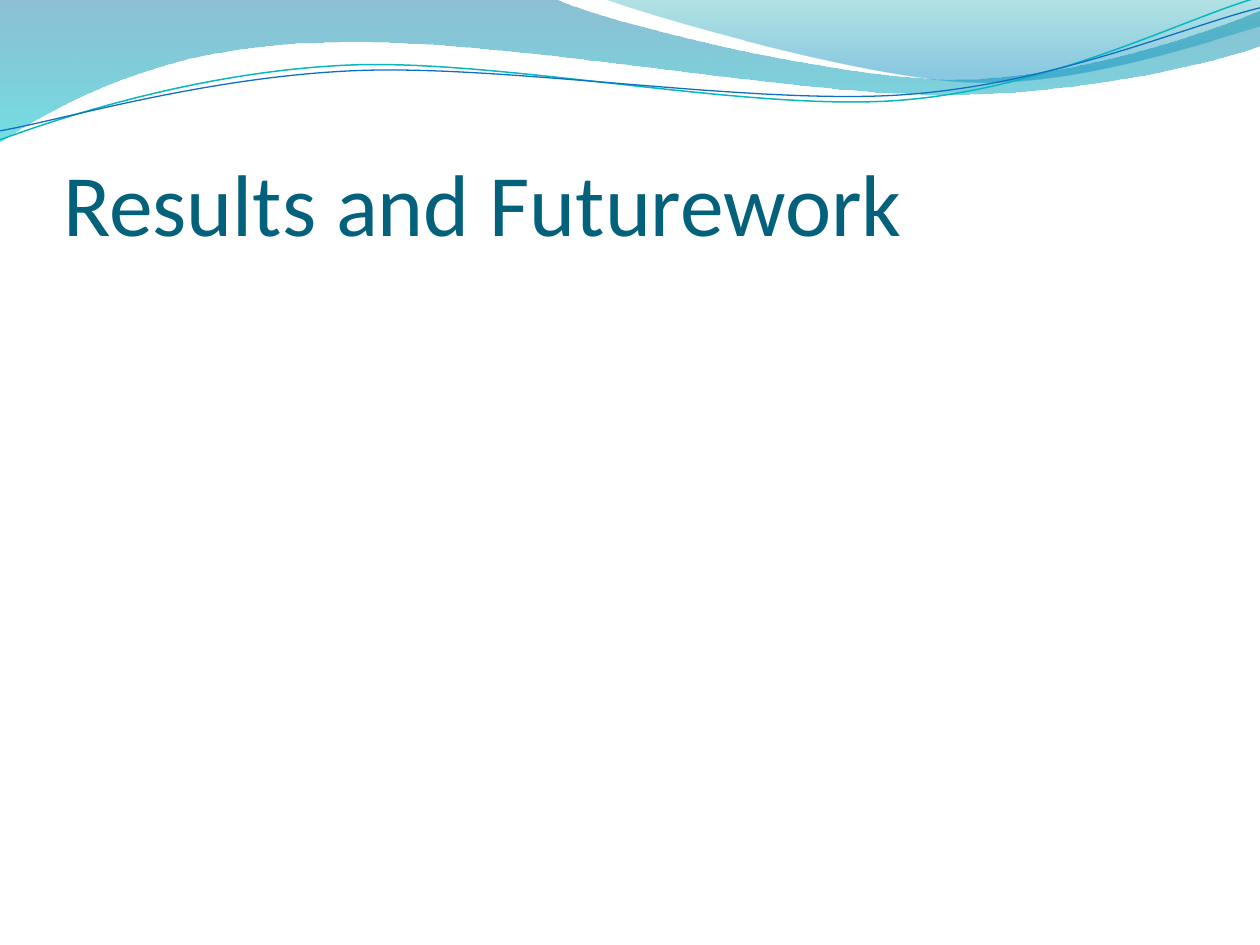
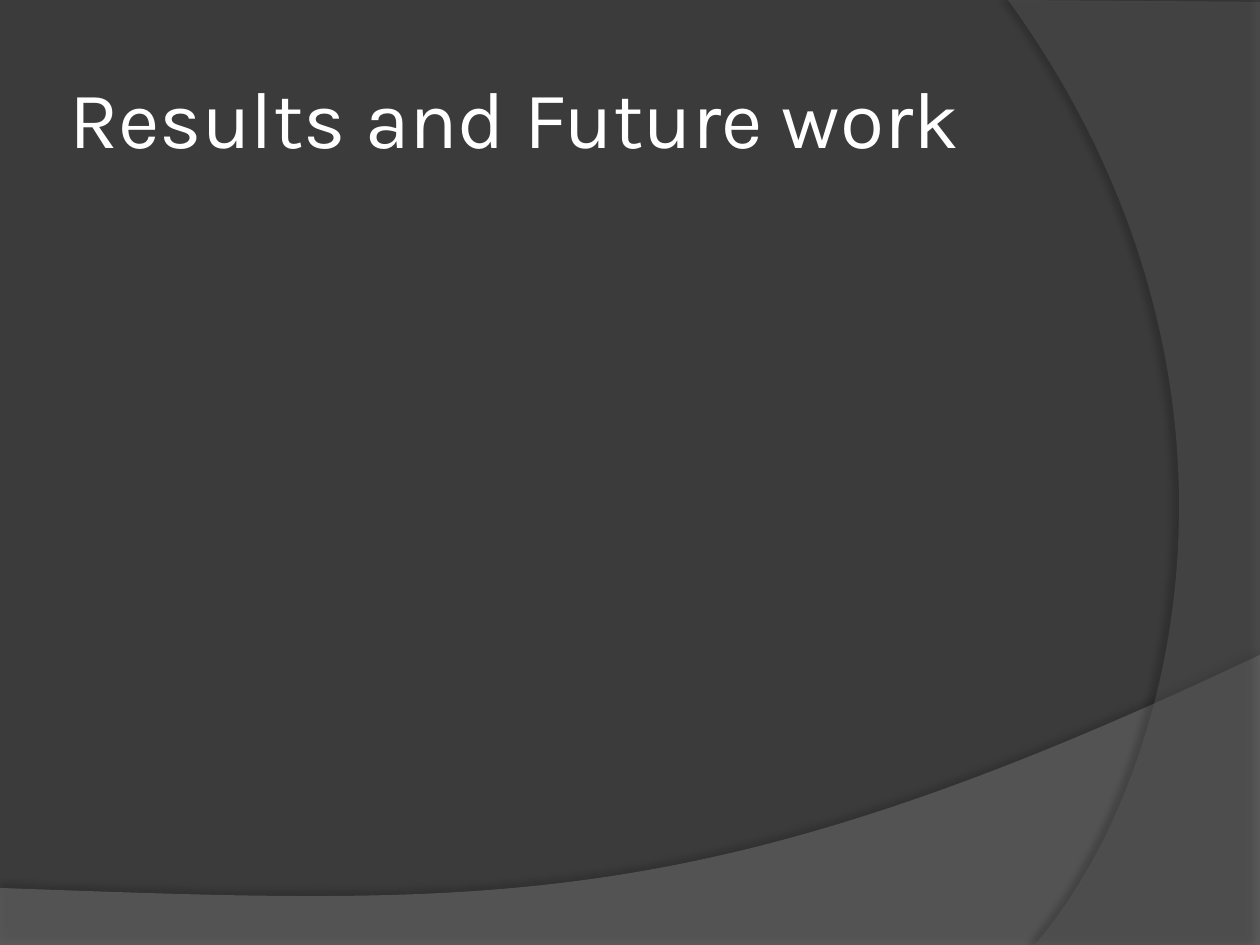
Before and after one commit to dhanusht6/system_verilog_project, a slide deck: slide 41 of Design and Verification of Cache with Cache coherency.pptx (slide 15 before the commit). Drawn at 1260x945 pixels with LibreOffice and Linux fonts; fonts in the diff are those of the drawing; background and template pictures are left out. Boxes give left, top, right and bottom in pixels: in the first picture for what was removed or moved away, otherwise in the second. Text is boxed around its words. In the diff, an @@ line names an element or a change of style, - is before the commit and + after.

```diff
--- a/Design and Verification of Cache with Cache coherency.pptx
+++ b/Design and Verification of Cache with Cache coherency.pptx
@@ background picture (left out) to #3B3B3B @@
@@ freeform shape removed at [0,0,1260,142] @@
@@ freeform shape removed at [0,0,1260,147] @@
@@ freeform shape removed at [0,8,1260,141] @@
@@ freeform shape removed at [604,0,1260,87] @@
@@ freeform shape added at [1008,0,1260,945], fill #5E5E5E at 40% opacity @@
@@ title "Results and Future work" at [69,93,959,149]: vertical alignment bottom to middle @@
@@ title at [69,93,959,149]: text changed; size 50 to 46 pt; font Calibri to Karla; text colour #04617B to #FFFFFF @@
-Results and Futurework
+Results and Future work
@@ freeform shape added at [0,655,1260,945], fill #7F7F7F at 45% opacity @@
```
Also in this commit, not shown: 12 other slides changed, 30 slides added, 4 slides removed.
